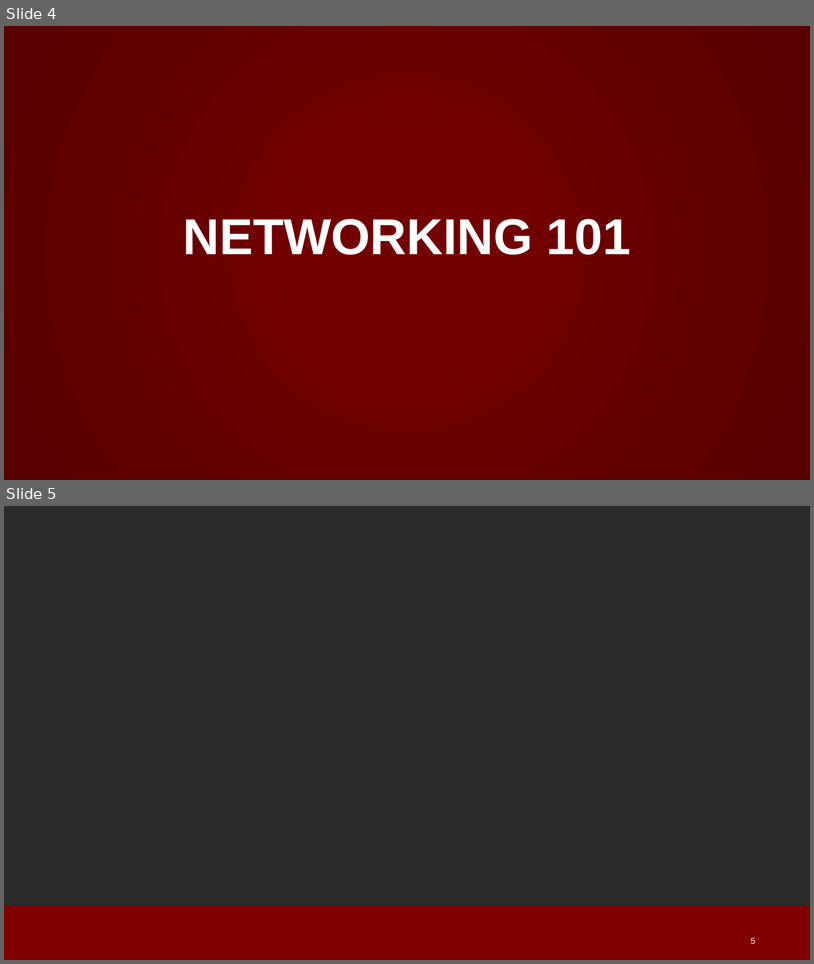
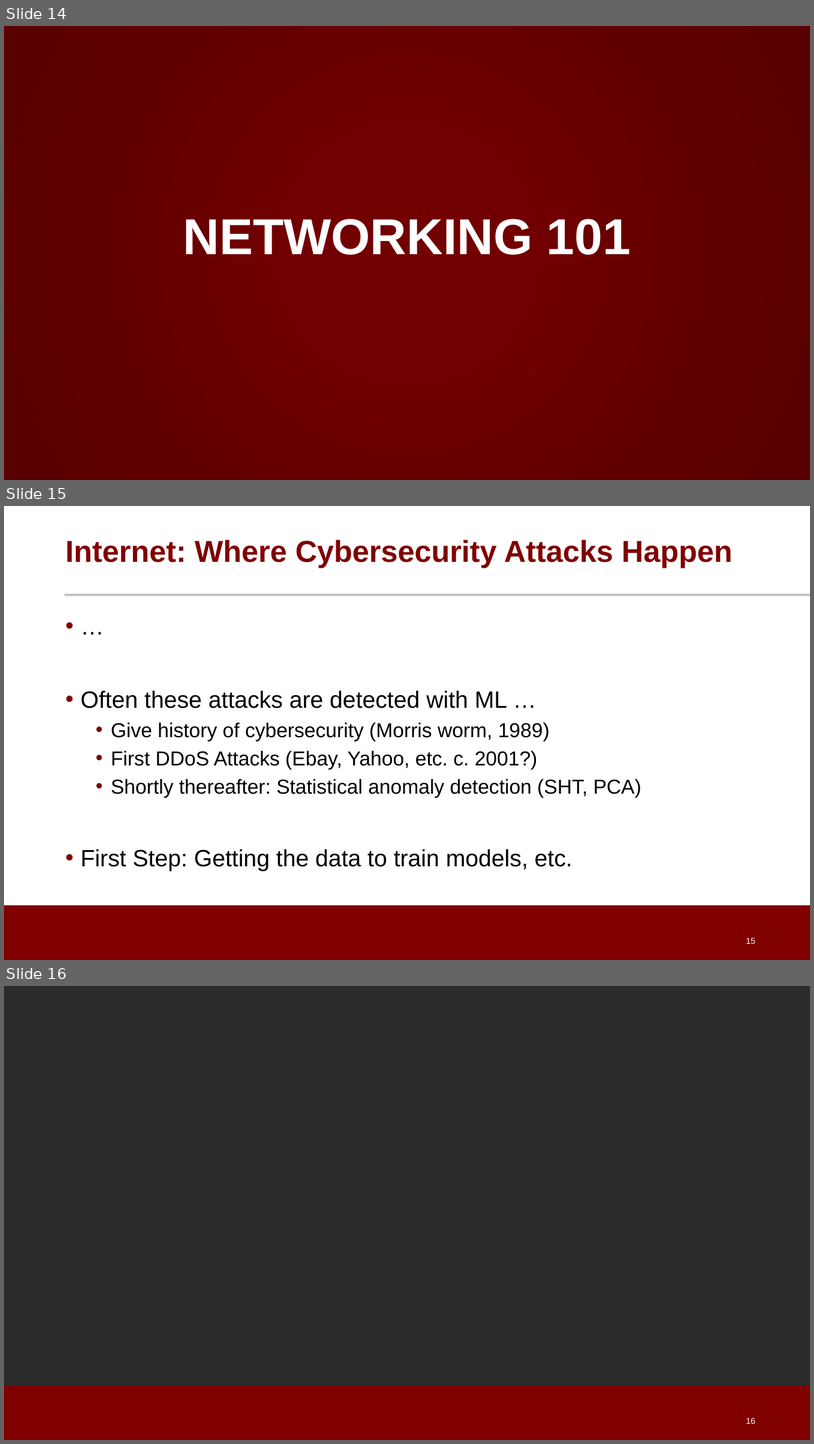
Before and after one commit to noise-lab/ML-Cybersecurity, a slide deck: module-2/ppt/2.1-Overview.pptx. Shown one above the other, each under a label of ours: slides 4 and 5 before the commit, slides 14, 15 and 16 after it. The pictures are 814x964 and 814x1444 pixels, drawn with LibreOffice and Linux fonts; fonts in the diff are those of the drawing; background and template pictures are left out; a plain dark background stands for a picture behind light text. Boxes give left, top, right and bottom in pixels: in the first picture for what was removed or moved away, otherwise in the second. Text is boxed around its words. In the diff, an @@ line names an element or a change of style, - is before the commit and + after.

Commit message:
first stab on module 3 material

```diff
--- a/module-2/ppt/2.1-Overview.pptx
+++ b/module-2/ppt/2.1-Overview.pptx
@@ slide 15 added at (4,506,810,960), background #FFFFFF; not listed: 1 template element that a slide beside it also shows @@
@@ title added at (65,540,733,568), 36 pt, text #800000, bold @@
+Internet: Where Cybersecurity Attacks Happen
@@ line added from (65, 595) to (810, 595), #C2C4C2 3 pt @@
@@ text added at (81,690,642,871), 24 pt, text #000000 @@
+• …
+• Often these attacks are detected with ML …
+  • Give history of cybersecurity (Morris worm, 1989)
+  • First DDoS Attacks (Ebay, Yahoo, etc. c. 2001?)
+  • Shortly thereafter: Statistical anomaly detection (SHT, PCA)
+• First Step: Getting the data to train models, etc.
@@ page number added at (746,937,756,943), 10 pt, text #FFFFFF @@
+15
@@ what was slide 4 is now slide 14 @@
@@ what was slide 5 is now slide 16 @@
@@ page number at (746,1417,756,1423): text changed @@
-5
+16
```
Also in this commit, not shown: 1 slide changed, 10 other slides added, 8 other files.
